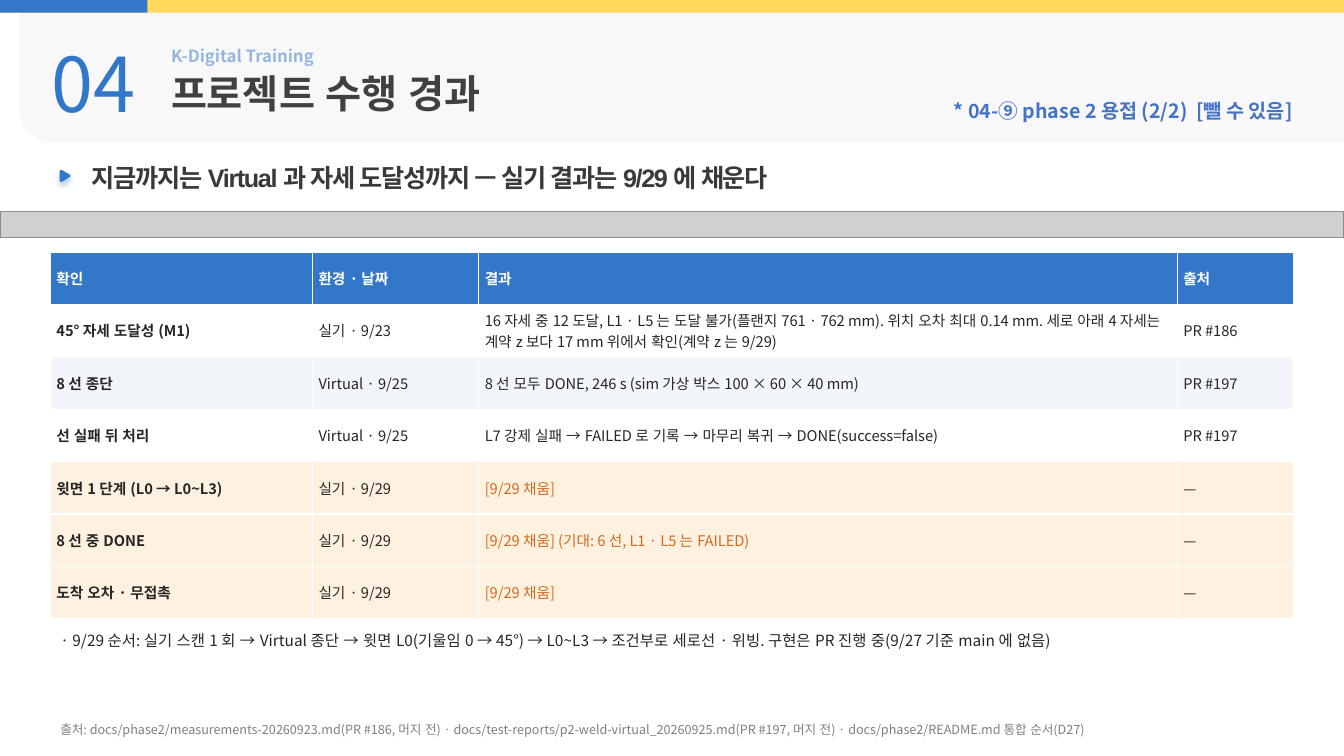
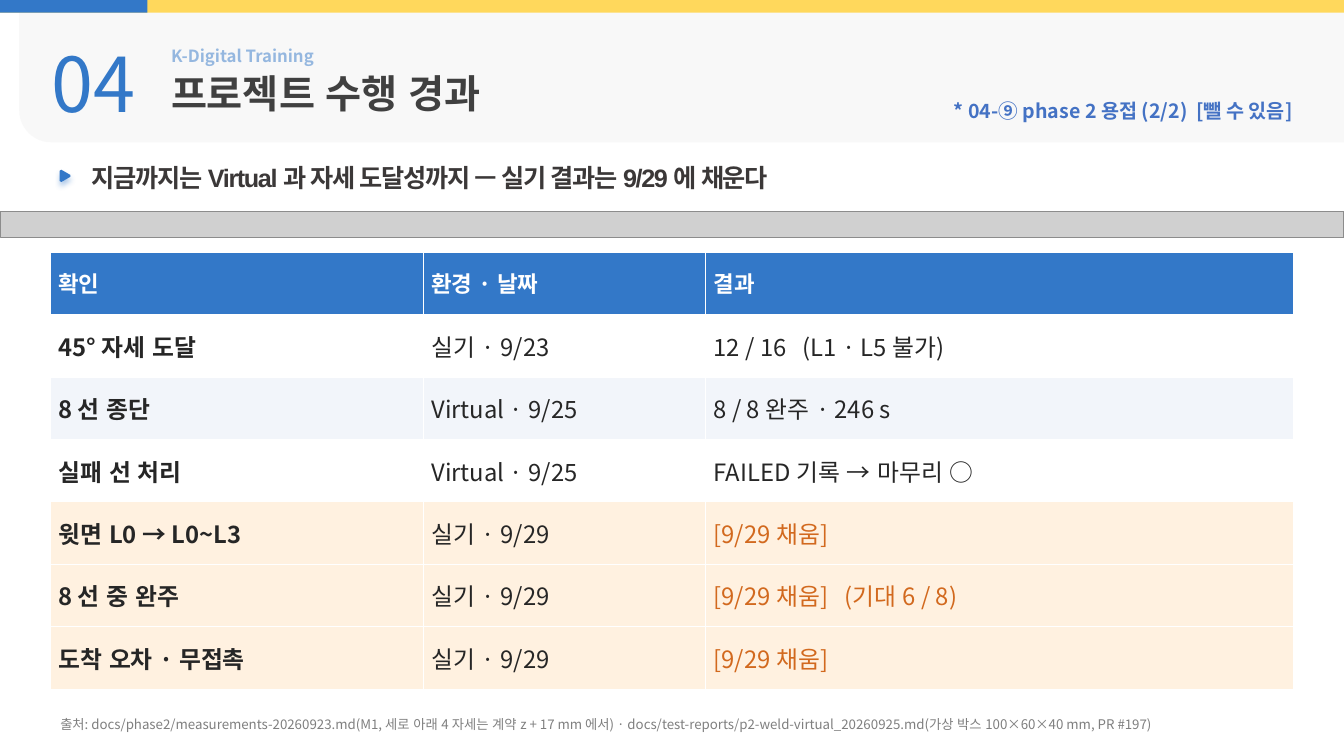
Before and after one commit to yujh5537/rokey_cobot1_Weld-Made, a slide deck: slide 17 of docs/presentation/slides-byeonghu.pptx. Drawn at 1344x756 pixels with LibreOffice and Linux fonts; fonts in the diff are those of the drawing; grey boxes stand for pictures; background and template pictures are left out. Boxes give left, top, right and bottom in pixels: in the first picture for what was removed or moved away, otherwise in the second. Text is boxed around its words. In the diff, an @@ line names an element or a change of style, - is before the commit and + after.

```diff
--- a/docs/presentation/slides-byeonghu.pptx
+++ b/docs/presentation/slides-byeonghu.pptx
@@ table at <box>50,252,1294,690</box> @@
-column 1: 확인 | 45° 자세 도달성 (M1) | 8 선 종단 | 선 실패 뒤 처리 | 윗면 1 단계 (L0 → L0~L3) | 8 선 중 DONE | 도착 오차 · 무접촉
+column 1: 확인 | 45° 자세 도달 | 8 선 종단 | 실패 선 처리 | 윗면 L0 → L0~L3 | 8 선 중 완주 | 도착 오차 · 무접촉
-column 3: 결과 | 16 자세 중 12 도달, L1 · L5 는 도달 불가(플랜지 761 · 762 mm). 위치 오차 최대 0.14 mm. 세로 아래 4 자세는 계약 z 보다 17 mm 위에서 확인(계약 z 는 9/29) | 8 선 모두 DONE, 246 s (sim 가상 박스 100 × 60 × 40 mm) | L7 강제 실패 → FAILED 로 기록 → 마무리 복귀 → DONE(success=false) | [9/29 채움] | [9/29 채움] (기대: 6 선, L1 · L5 는 FAILED) | [9/29 채움]
-column 4: 출처 | PR #186 | PR #197 | PR #197 | — | — | —
+column 3: 결과 | 12 / 16 (L1 · L5 불가) | 8 / 8 완주 · 246 s | FAILED 기록 → 마무리 ○ | [9/29 채움] | [9/29 채움] (기대 6 / 8) | [9/29 채움]
@@ text removed at <box>72,633,1051,649</box> @@
-· 9/29 순서: 실기 스캔 1 회 → Virtual 종단 → 윗면 L0(기울임 0 → 45°) → L0~L3 → 조건부로 세로선 · 위빙. 구현은 PR 진행 중(9/27 기준 main 에 없음)
@@ text at <box>60,718,1152,732</box>: text changed; size 9 to 9.5 pt @@
-출처: docs/phase2/measurements-20260923.md(PR #186, 머지 전) · docs/test-reports/p2-weld-virtual_20260925.md(PR #197, 머지 전) · docs/phase2/README.md 통합 순서(D27)
+출처: docs/phase2/measurements-20260923.md(M1, 세로 아래 4 자세는 계약 z + 17 mm 에서) · docs/test-reports/p2-weld-virtual_20260925.md(가상 박스 100×60×40 mm, PR #197)
```
Also in this commit, not shown: 16 other slides changed, 27 other files.
